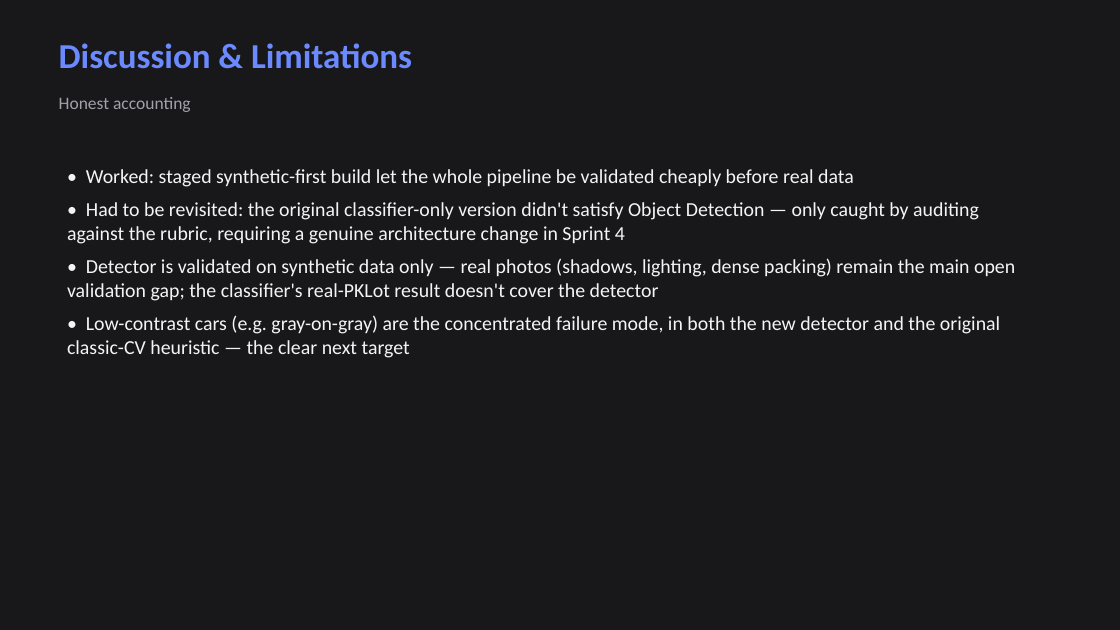
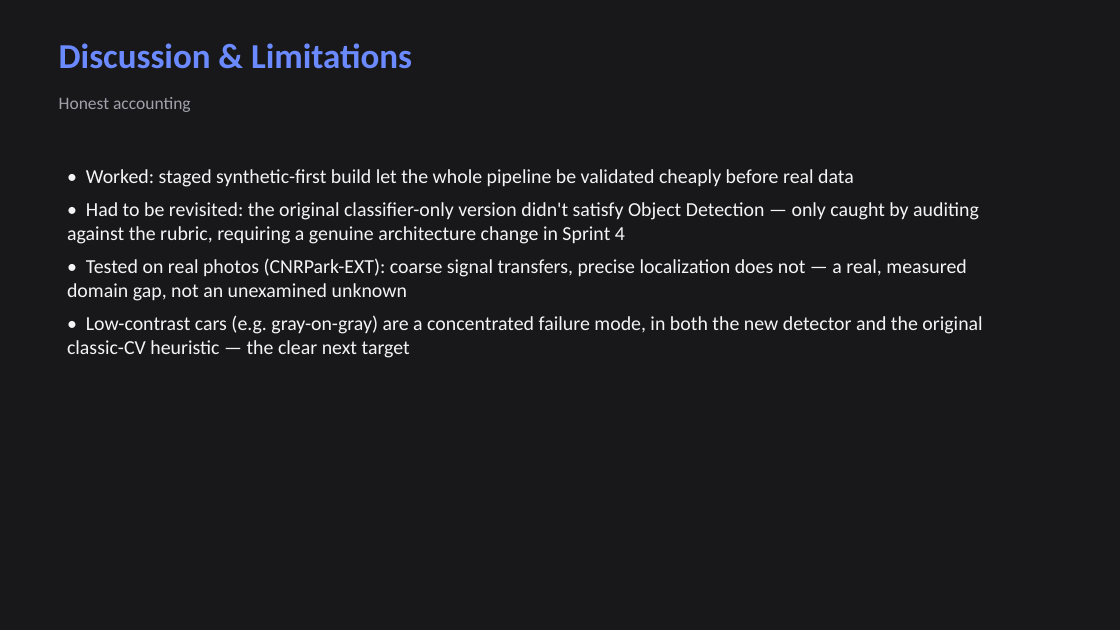
Before and after one commit to Tomiwa-ttt/Deep-Learning-2-Smart-Parking-Project, a slide deck: slide 15 of smartpark/report_assets/SmartPark_Slides.pptx (slide 14 before the commit). Drawn at 1120x630 pixels with LibreOffice and Linux fonts; fonts in the diff are those of the drawing. Boxes give left, top, right and bottom in pixels: in the first picture for what was removed or moved away, otherwise in the second. Text is boxed around its words. In the diff, an @@ line names an element or a change of style, - is before the commit and + after.

Commit message:
Add real-photo generalization test on CNRPark-EXT; remove dead node build scripts
Tests the synthetic-trained detector against 115 real, full-scene CNRPark-EXT
photos (real_photo_test.py streams a small partial download, no 450MB archive
needed). Finding: coarse car-cluster signal transfers, precise localization
and the empty_spot class do not -- consistent with this project's earlier 40%
cross-domain result for the classifier pipeline on the same dataset. Folded
into the report and slides so the real-world validation gap is a measured
result, not an open unknown.

Also removes build_report.js/build_slides.js (node-based, non-functional
without node in this environment, fully superseded by the python
build_report_docx.py / build_slides_pptx.py equivalents).

```diff
--- a/smartpark/report_assets/SmartPark_Slides.pptx
+++ b/smartpark/report_assets/SmartPark_Slides.pptx
@@ text at <box>67,258,982,358</box>: text changed @@
-• Detector is validated on synthetic data only — real photos (shadows, lighting, dense packing) remain the main open validation gap; the classifier's real-PKLot result doesn't cover the detector
-• Low-contrast cars (e.g. gray-on-gray) are the concentrated failure mode, in both the new detector and the original classic-CV heuristic — the clear next target
+• Tested on real photos (CNRPark-EXT): coarse signal transfers, precise localization does not — a real, measured domain gap, not an unexamined unknown
+• Low-contrast cars (e.g. gray-on-gray) are a concentrated failure mode, in both the new detector and the original classic-CV heuristic — the clear next target
```
Also in this commit, not shown: 1 other slide changed, 1 slide added, 9 other files.
